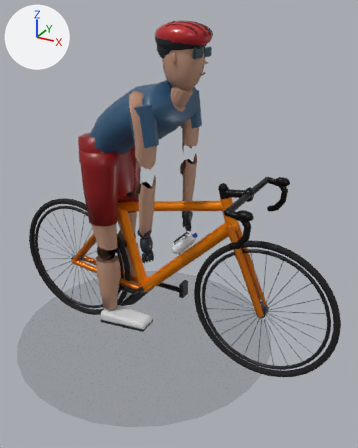
A saved change to the glTF model apps/web/public/rider/prototype/rider-lowpoly.glb.
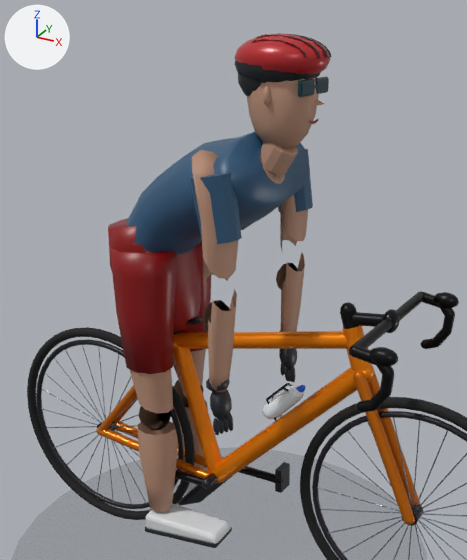
The first picture shows the older version from a camera (50 mm lens) standing at (1.138, -1.726, 1.503) and looking at (0.185, 0.005, 0.637). The close-ups show the older and then the newer version on the part from 4% to 82% of the width and 0% to 76% of the height of that picture. Only the edits that show in the close-ups are written down. Lighting does not change. The marker at upper left points along +X, +Y and +Z. Where no turn or scale is listed for an object, it has been applied to the vertices. Vertices at exactly the same position are counted once.

The first close-up shows 'Mesh_1', 'Mesh_2', 'Mesh_28', 'Mesh_55', 'Mesh_58', 'Mesh_61', 'arm_l', 'arm_l_fore', 'arm_r', 'groundShadow', 'leg_l', 'leg_l_shin', 'leg_r_shin', 'torso' and 85 more.
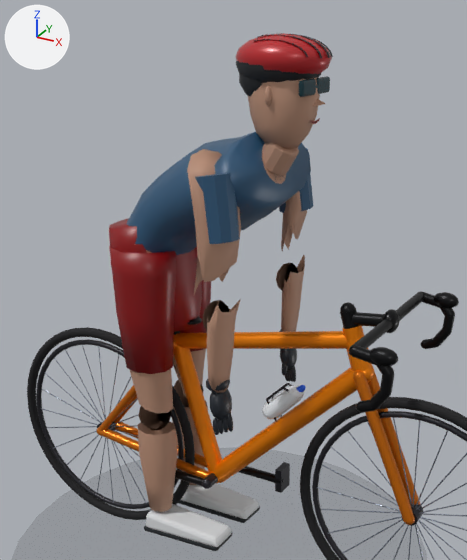
Location of each change, (x1, y1, x2, y2) in pixels of the close-ups (467 x 560 px; the box of a moved part takes in the faces that stretch with it):
'torso', moved
    before: (108, 33, 332, 331)
    after: (109, 33, 333, 332)
'arm_l', reshaped (8% taller)
    before: (189, 150, 242, 285)
    after: (187, 149, 241, 295)
'leg_l_shin', reshaped (57% narrower, 28% shorter)
    before: (138, 421, 232, 548)
    after: (138, 421, 178, 512)
'arm_l_fore', reshaped (12% wider, 7% shorter)
    before: (206, 289, 237, 436)
    after: (206, 299, 241, 435)
'ankle_l', added
    after: (144, 504, 232, 551)
'ankle_r', added
    after: (178, 483, 260, 523)
'arm_r', reshaped
    before: (278, 149, 313, 250)
    after: (279, 148, 313, 251)
'leg_r_shin', reshaped
    before: (172, 401, 232, 506)
    after: (172, 401, 208, 485)
part 1 of me_rtw_rider_lod0_mesh_004, deleted
    before: (145, 503, 231, 544)
part 2 of me_rtw_rider_lod0_mesh_004, deleted
    before: (145, 527, 232, 548)
part 3 of me_rtw_rider_lod0_mesh_006, deleted
    before: (176, 456, 226, 498)
part 4 of me_rtw_rider_lod0_mesh_006, deleted
    before: (178, 476, 232, 506)
part 5 of me_rtw_rider_lod0_mesh_007, moved or reshaped
    before: (189, 173, 242, 244)
    after: (195, 173, 240, 244)
part 6 of me_rtw_rider_lod0_mesh_007, moved or reshaped
    before: (192, 150, 239, 284)
    after: (187, 149, 241, 295)
part 7 of me_rtw_rider_lod0_mesh_008, moved or reshaped
    before: (208, 289, 237, 392)
    after: (207, 299, 241, 393)
part 8 of me_rtw_rider_lod0_mesh_009, moved or reshaped
    before: (278, 149, 313, 212)
    after: (279, 148, 313, 213)
part 9 of me_rtw_rider_lod0_mesh_009, moved or reshaped
    before: (280, 195, 308, 250)
    after: (281, 191, 307, 251)

Edits to the bpy script that builds the scene:
```text
Change me_rtw_rider_lod0_mesh_004:
    remove me_rtw_rider_lod0_mesh_004.from_pydata(...)  # 193 vertices, 356 faces; spans x -0.054..0.22, y -0.053..0.049, z -0.38..-0.04
    add me_rtw_rider_lod0_mesh_004.from_pydata(...)  # 81 vertices, 140 faces; spans x -0.054..0.061, y -0.053..0.049, z -0.304..-0.04
    me_rtw_rider_lod0_mesh_004 part 1: the loose piece of 56 vertices spanning x -0.029..0.22, y -0.05..0.044, z -0.368..-0.308 is deleted
    me_rtw_rider_lod0_mesh_004 part 2: the loose piece of 56 vertices spanning x -0.034..0.22, y -0.05..0.046, z -0.38..-0.329 is deleted
Change me_rtw_rider_lod0_mesh_006:
    remove me_rtw_rider_lod0_mesh_006.from_pydata(...)  # 193 vertices, 356 faces; spans x -0.054..0.173, y -0.049..0.055, z -0.401..-0.04
    add me_rtw_rider_lod0_mesh_006.from_pydata(...)  # 81 vertices, 140 faces; spans x -0.054..0.061, y -0.049..0.053, z -0.304..-0.04
    me_rtw_rider_lod0_mesh_006 part 3: the loose piece of 56 vertices spanning x -0.048..0.165, y -0.041..0.055, z -0.388..-0.178 is deleted
    me_rtw_rider_lod0_mesh_006 part 4: the loose piece of 56 vertices spanning x -0.028..0.173, y -0.048..0.049, z -0.401..-0.186 is deleted
Change me_rtw_rider_lod0_mesh_007:
    remove me_rtw_rider_lod0_mesh_007.from_pydata(...)  # 114 vertices, 201 faces; spans x -0.05..0.067, y -0.062..0.061, z -0.26..0.051
    add me_rtw_rider_lod0_mesh_007.from_pydata(...)  # 114 vertices, 201 faces; spans x -0.05..0.065, y -0.063..0.059, z -0.275..0.051
    me_rtw_rider_lod0_mesh_007 part 5: the loose piece of 24 vertices spanning x -0.05..0.067, y -0.051..0.051, z -0.153..0.008 is turned -16.7 degrees about the z axis through the mesh origin
    me_rtw_rider_lod0_mesh_007 part 6: 90 of 114 vertices moved; they spanned x -0.031..0.05, y -0.062..0.061, z -0.26..0.051 and now span x -0.036..0.054, y -0.063..0.059, z -0.275..0.051; mean shift (-0.003, -0.004, -0.001); largest move (0.043, -0.007, -0.231) -> (0.015, -0.03, -0.235)
Change me_rtw_rider_lod0_mesh_008:
    remove me_rtw_rider_lod0_mesh_008.from_pydata(...)  # 348 vertices, 645 faces; spans x -0.027..0.042, y -0.046..0.049, z -0.316..0.064
    add me_rtw_rider_lod0_mesh_008.from_pydata(...)  # 348 vertices, 645 faces; spans x -0.027..0.042, y -0.047..0.054, z -0.316..0.061
    me_rtw_rider_lod0_mesh_008 part 7: 91 of 348 vertices moved; they spanned x -0.013..0.042, y -0.046..0.049, z -0.193..0.064 and now span x -0.013..0.042, y -0.047..0.054, z -0.193..0.061; mean shift (0.001, 0.0, -0.001); largest move (0.023, 0.049, 0.06) -> (0.037, 0.054, 0.036)
    other edits to the shape of me_rtw_rider_lod0_mesh_008 do not show in these pictures
Change me_rtw_rider_lod0_mesh_009:
    remove me_rtw_rider_lod0_mesh_009.from_pydata(...)  # 114 vertices, 201 faces; spans x -0.05..0.067, y -0.061..0.062, z -0.26..0.051
    add me_rtw_rider_lod0_mesh_009.from_pydata(...)  # 114 vertices, 201 faces; spans x -0.05..0.065, y -0.059..0.063, z -0.275..0.051
    me_rtw_rider_lod0_mesh_009 part 8: the loose piece of 24 vertices spanning x -0.05..0.067, y -0.051..0.051, z -0.153..0.008 is turned 16.7 degrees about the z axis through the mesh origin
    me_rtw_rider_lod0_mesh_009 part 9: 90 of 114 vertices moved; they spanned x -0.031..0.05, y -0.061..0.062, z -0.26..0.051 and now span x -0.036..0.054, y -0.059..0.063, z -0.275..0.051; mean shift (-0.003, 0.004, -0.001); largest move (0.043, 0.007, -0.231) -> (0.015, 0.03, -0.235)
Change ob_torso:
    ob_torso.location: (-0.147, 0.0, 0.809) -> (-0.144, 0.0, 0.81)
Add ob_ankle_r:
    ob_ankle_r = bpy.data.objects.new('ankle_r', me_rtw_rider_lod0_mesh_008_1)  # 112 vertices, 216 faces; spans x -0.036..0.222, y -0.053..0.05, z -0.023..0.041
    ob_ankle_r.location = (-0.15, 0.081, 0.114)
Add ob_ankle_l:
    ob_ankle_l = bpy.data.objects.new('ankle_l', me_rtw_rider_lod0_mesh_005_1)  # 112 vertices, 216 faces; spans x -0.035..0.221, y -0.049..0.046, z -0.023..0.041
    ob_ankle_l.location = (-0.15, -0.081, 0.114)
```
